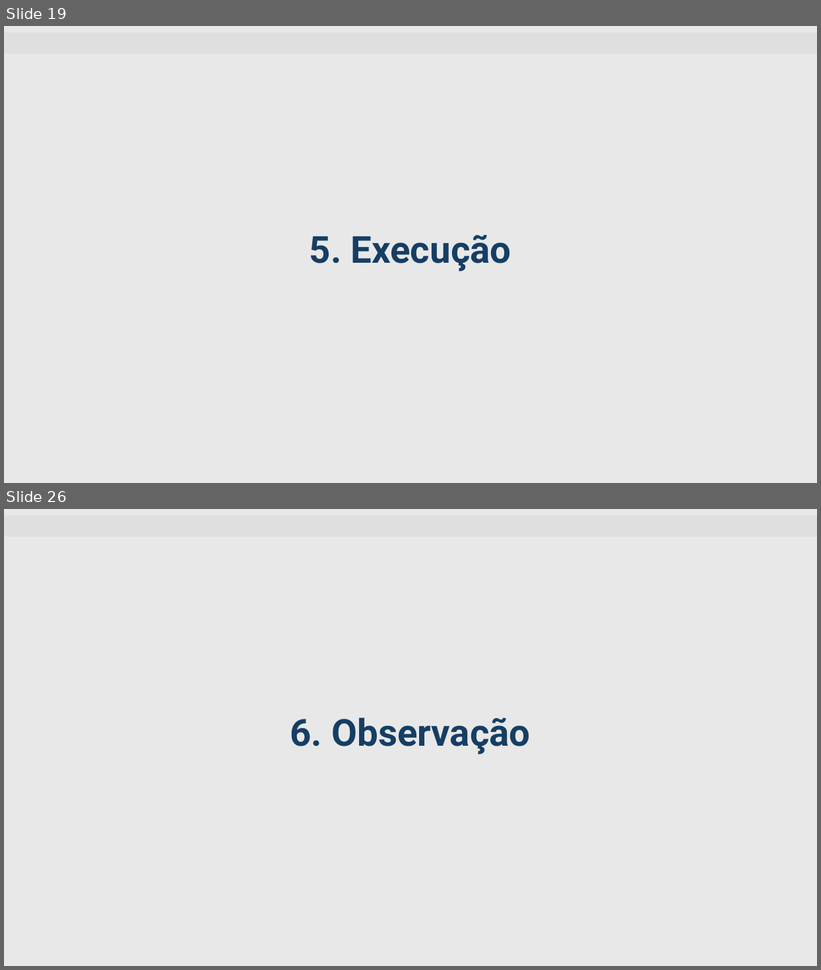
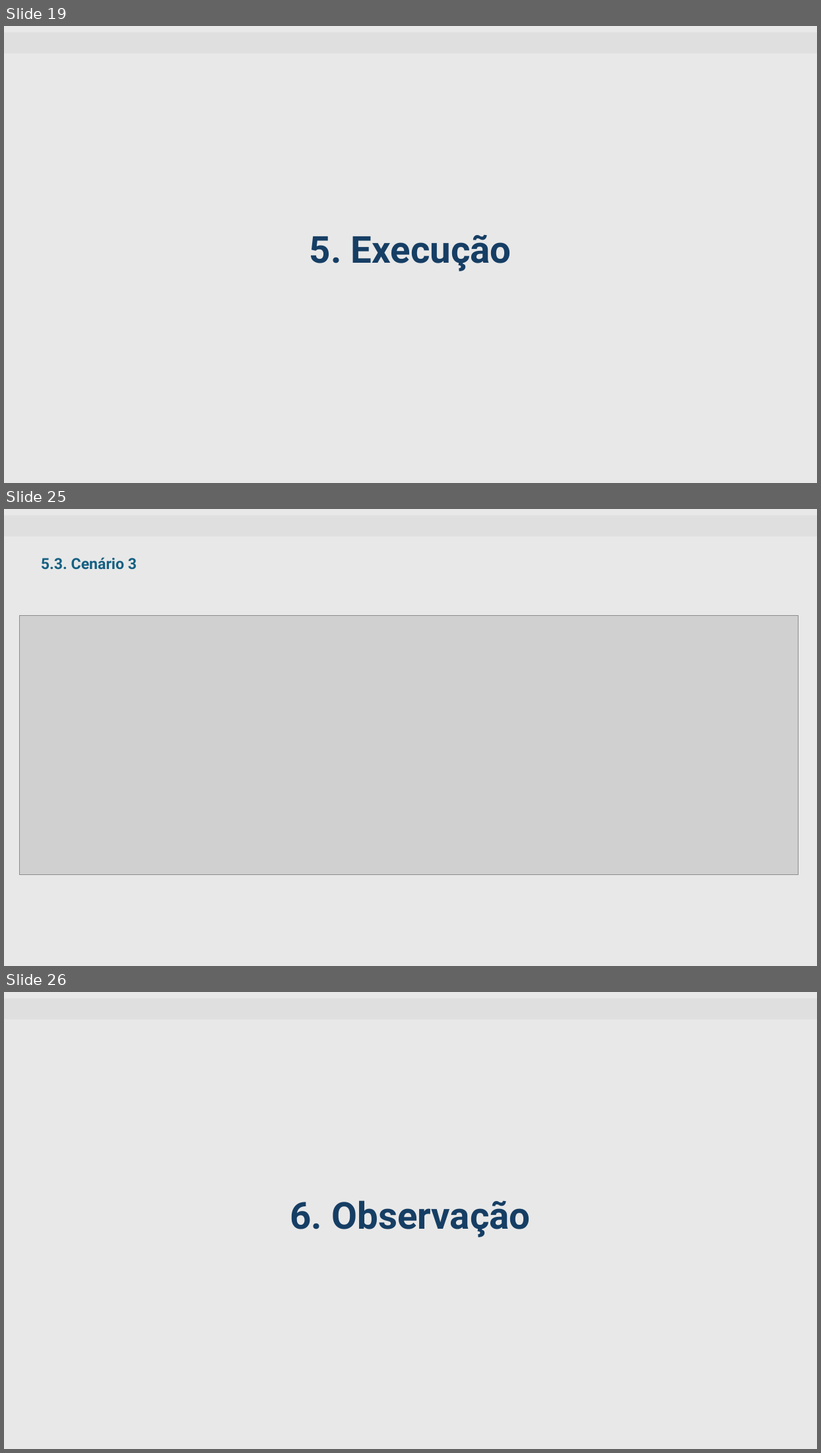
Before and after one commit to mattedi/Simulacao-2026, a slide deck: GuilhermeBackLucasFritzke/Template_Semnario_Grupo_Guilherme_Lucas_Atual.pptx. Shown one above the other, each under a label of ours: slides 19 and 26 before the commit, slides 19, 25 and 26 after it; the slides between them are not shown. The pictures are 821x970 and 821x1453 pixels, drawn with LibreOffice and Linux fonts; fonts in the diff are those of the drawing; grey boxes stand for pictures; background and template pictures are left out. Boxes give left, top, right and bottom in pixels: in the first picture for what was removed or moved away, otherwise in the second. Text is boxed around its words. In the diff, an @@ line names an element or a change of style, - is before the commit and + after.

```diff
--- a/GuilhermeBackLucasFritzke/Template_Semnario_Grupo_Guilherme_Lucas_Atual.pptx
+++ b/GuilhermeBackLucasFritzke/Template_Semnario_Grupo_Guilherme_Lucas_Atual.pptx
@@ slide 25 added at (x1=4, y1=509, x2=817, y2=966), background #E8E8E8; not listed: 1 template element that a slide beside it also shows @@
@@ text added at (x1=41, y1=557, x2=137, y2=570), 18 pt, text #156082, bold @@
+5.3. Cenário 3
@@ picture added at (x1=19, y1=616, x2=799, y2=875) @@
```
Also in this commit, not shown: 4 slides changed, 2 other slides added, 3 slides removed.
